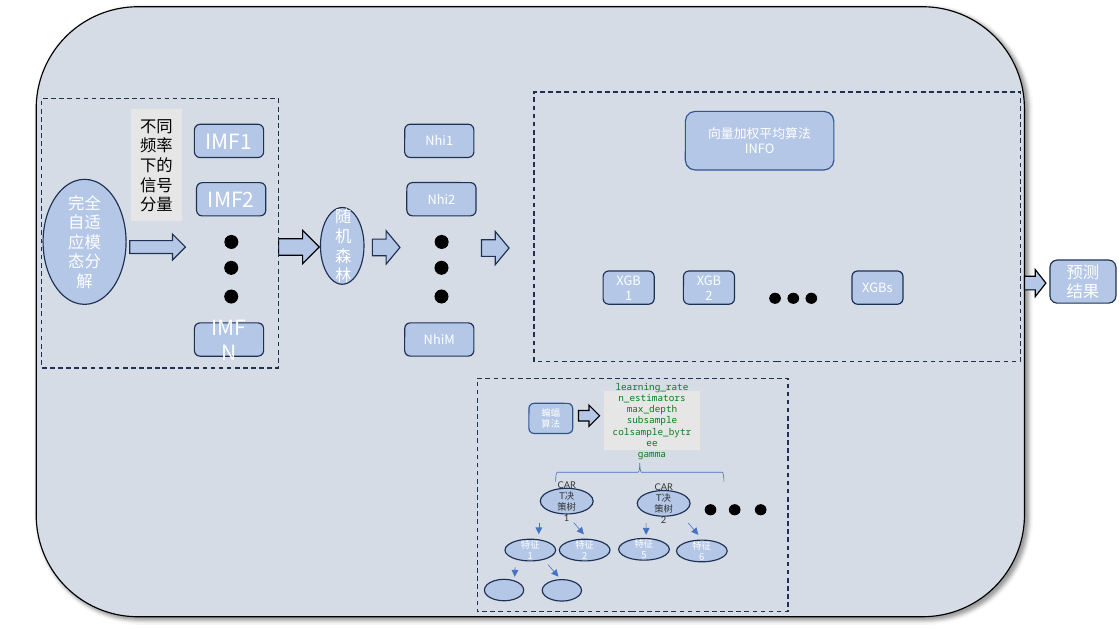
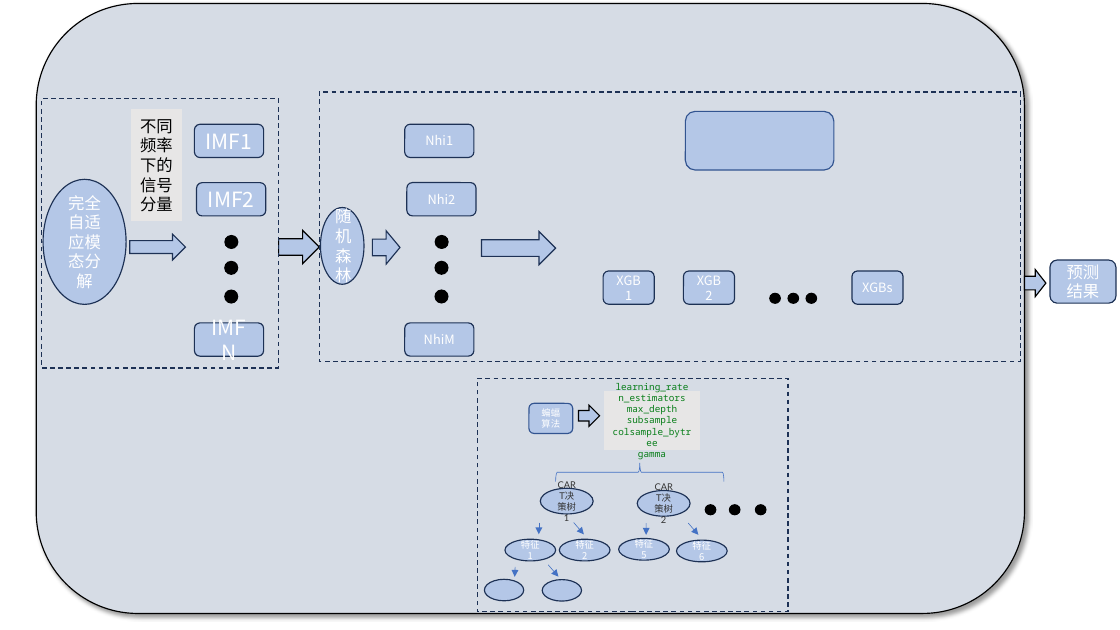
Before and after one commit to lucking666/sys, a slide deck: slide 23 of 卢老师论文汇报/1101汇报.pptx (slide 15 before the commit). Drawn at 1120x630 pixels with LibreOffice and Linux fonts; fonts in the diff are those of the drawing. Boxes give left, top, right and bottom in pixels: in the first picture for what was removed or moved away, otherwise in the second. Text is boxed around its words. In the diff, an @@ line names an element or a change of style, - is before the commit and + after.

```diff
--- a/卢老师论文汇报/1101汇报.pptx
+++ b/卢老师论文汇报/1101汇报.pptx
@@ rounded rectangle: place and size @@
-rounded rectangle at <box>36,7,1025,617</box>
+rounded rectangle at <box>36,3,1025,613</box>
@@ rectangle: place and size @@
-rectangle at <box>534,92,1021,361</box>
+rectangle at <box>319,92,1021,361</box>
@@ text in rounded rectangle at <box>708,127,811,153</box>: text removed @@
-向量加权平均算法INFO
@@ right arrow: place and size @@
-right arrow at <box>481,232,509,266</box>
+right arrow at <box>481,232,555,266</box>
```
Also in this commit, not shown: 3 other slides changed, 1 slide added, 1 slide removed, 6 other files.
